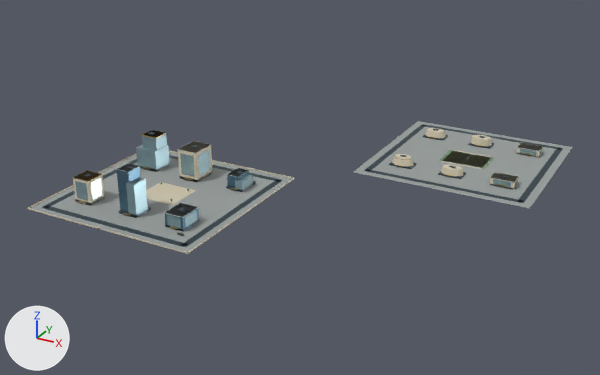
An edit to the glTF model web/public/assets/3d/ampliworld/GC-CITY-2030/GC-TILE-03-06.glb, drawn before and after from the same camera.
Camera for both pictures: a 50 mm camera at (-6340.0, 7707.0, 611.0) aimed at (-7028.0, 8957.0, -14.0). Lighting does not change. The marker at lower left points along +X, +Y and +Z. The first picture is the older version. Where no turn or scale is listed for an object, it has been applied to the vertices. Vertices at exactly the same position are counted once.

The first picture shows 'GC-TILE-03-06-blue', 'GC-TILE-03-06-dark', 'GC-TILE-03-06-glass', 'GC-TILE-03-06-gold', 'GC-TILE-03-06-ivory', 'GC-TILE-03-06-paving', 'GC-TILE-03-06-white' and 1 more.
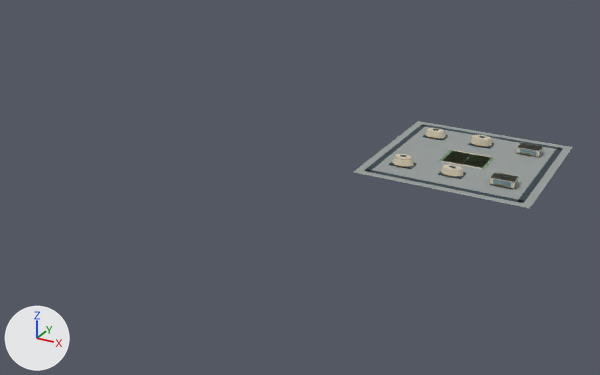
What differs and where, as boxes (x1, y1, x2, y2) in the pictures (600 x 375 px):
'GC-TILE-03-06-paving', reshaped (60% narrower, 33% shorter)
    before: (30, 121, 573, 252)
    after: (354, 121, 573, 208)
'GC-TILE-03-06-ivory', reshaped (71% narrower, 51% shorter)
    before: (27, 128, 543, 254)
    after: (392, 128, 543, 189)
'GC-TILE-03-06-dark', reshaped (62% narrower, 35% shorter)
    before: (42, 124, 563, 247)
    after: (365, 124, 563, 203)
'GC-TILE-03-06-glass', reshaped (89% narrower, 58% shorter)
    before: (75, 131, 543, 228)
    after: (493, 148, 543, 188)
'GC-TILE-03-06-blue', deleted
    before: (117, 165, 249, 232)
'GC-TILE-03-06-white', reshaped
    before: (116, 141, 543, 218)
    after: (459, 144, 543, 183)
'GC-TILE-03-06-gold', reshaped
    before: (72, 130, 532, 234)
    after: (394, 136, 532, 187)
part 1 of me_mesh_0, deleted
    before: (30, 152, 293, 252)
part 2 of me_mesh_1, deleted
    before: (42, 132, 282, 247)
part 3 of me_mesh_2, deleted
    before: (27, 141, 295, 254)
part 4 of me_mesh_3, deleted
    before: (72, 130, 237, 234)
part 5 of me_mesh_4, deleted
    before: (177, 141, 211, 154)
part 6 of me_mesh_4, deleted
    before: (164, 203, 199, 218)
part 7 of me_mesh_4, deleted
    before: (227, 168, 248, 177)
part 8 of me_mesh_4, deleted
    before: (116, 163, 138, 172)
part 9 of me_mesh_5, deleted
    before: (75, 131, 253, 228)

Edits to the bpy script that builds the scene:
```text
Change me_mesh_0:
    used by ob_gc_tile_03_06_paving; location = (0.0, 0.0, 0.0)
    remove me_mesh_0.from_pydata(...)  # 16 vertices, 24 faces; spans x -7379.0..-6621.0, y 8621.0..9379.0, z 0.0
    add me_mesh_0.from_pydata(...)  # 8 vertices, 12 faces; spans x -6959.0..-6621.0, y 9041.0..9379.0, z 0.0
    me_mesh_0 part 1: the loose piece of 8 vertices spanning x -7379.0..-7041.0, y 8621.0..8959.0, z 0.0 is deleted
Change me_mesh_1:
    used by ob_gc_tile_03_06_dark; location = (0.0, 0.0, 0.0)
    remove me_mesh_1.from_pydata(...)  # 264 vertices, 396 faces; spans x -7364.0..-6636.0, y 8636.0..9364.0, z 0.0..82.0
    add me_mesh_1.from_pydata(...)  # 128 vertices, 192 faces; spans x -6944.0..-6636.0, y 9056.0..9364.0, z 0.0..19.0
    me_mesh_1 part 2: 17 loose pieces with 136 vertices, spanning x -7364.0..-7056.0, y 8636.0..8944.0, z 0.0..82.0, are deleted
Change me_mesh_2:
    used by ob_gc_tile_03_06_ivory; location = (0.0, 0.0, 0.0)
    remove me_mesh_2.from_pydata(...)  # 176 vertices, 292 faces; spans x -7380.0..-6668.0, y 8620.0..9316.0, z 0.0..58.0
    add me_mesh_2.from_pydata(...)  # 112 vertices, 196 faces; spans x -6911.0..-6668.0, y 9108.0..9316.0, z 0.0..18.0
    me_mesh_2 part 3: 8 loose pieces with 64 vertices, spanning x -7380.0..-7040.0, y 8620.0..8960.0, z 0.0..58.0, are deleted
Change me_mesh_3:
    used by ob_gc_tile_03_06_gold; location = (0.0, 0.0, 0.0)
    remove me_mesh_3.from_pydata(...)  # 472 vertices, 792 faces; spans x -7328.0..-6681.0, y 8620.0..9315.0, z 0.0..67.0
    add me_mesh_3.from_pydata(...)  # 312 vertices, 552 faces; spans x -6910.0..-6681.0, y 9104.0..9315.0, z 4.0..16.0
    me_mesh_3 part 4: 20 loose pieces with 160 vertices, spanning x -7328.0..-7081.0, y 8620.0..8900.0, z 0.0..67.0, are deleted
Change me_mesh_4:
    used by ob_gc_tile_03_06_white; location = (0.0, 0.0, 0.0)
    remove me_mesh_4.from_pydata(...)  # 136 vertices, 204 faces; spans x -7231.0..-6667.0, y 8679.0..9317.0, z 0.0..80.0
    add me_mesh_4.from_pydata(...)  # 104 vertices, 156 faces; spans x -6834.0..-6667.0, y 9107.0..9317.0, z 0.0..14.0
    me_mesh_4 part 5: the loose piece of 8 vertices spanning x -7231.0..-7189.0, y 8857.0..8907.0, z 58.0 is deleted
    me_mesh_4 part 6: the loose piece of 8 vertices spanning x -7129.0..-7091.0, y 8679.0..8725.0, z 26.0 is deleted
    me_mesh_4 part 7: the loose piece of 8 vertices spanning x -7127.0..-7104.0, y 8863.0..8901.0, z 26.0 is deleted
    me_mesh_4 part 8: the loose piece of 8 vertices spanning x -7229.0..-7204.0, y 8687.0..8717.0, z 80.0 is deleted
Change me_mesh_5:
    used by ob_gc_tile_03_06_glass; location = (0.0, 0.0, 0.0)
    remove me_mesh_5.from_pydata(...)  # 192 vertices, 288 faces; spans x -7333.0..-6667.0, y 8680.0..9317.0, z 0.0..67.0
    add me_mesh_5.from_pydata(...)  # 64 vertices, 96 faces; spans x -6713.0..-6667.0, y 9107.0..9317.0, z 3.0..13.0
    me_mesh_5 part 9: 16 loose pieces with 128 vertices, spanning x -7333.0..-7092.0, y 8680.0..8907.0, z 0.0..67.0, are deleted
Remove ob_gc_tile_03_06_blue:
    ob_gc_tile_03_06_blue = bpy.data.objects.new('GC-TILE-03-06-blue', me_mesh_9)
    ob_gc_tile_03_06_blue.location = (0.0, 0.0, 0.0)
```
